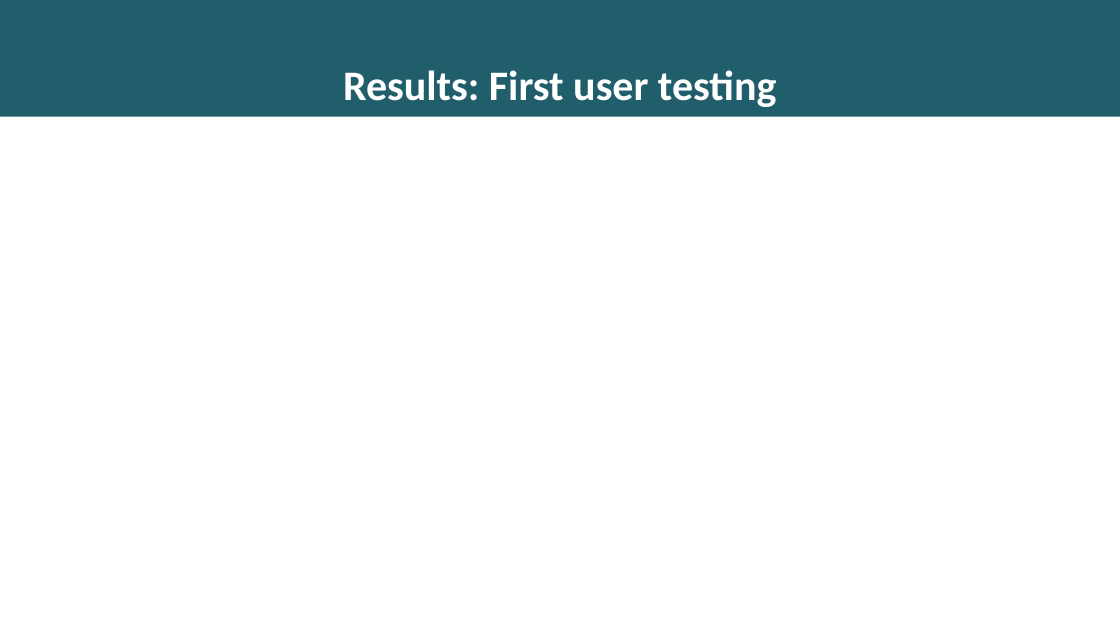
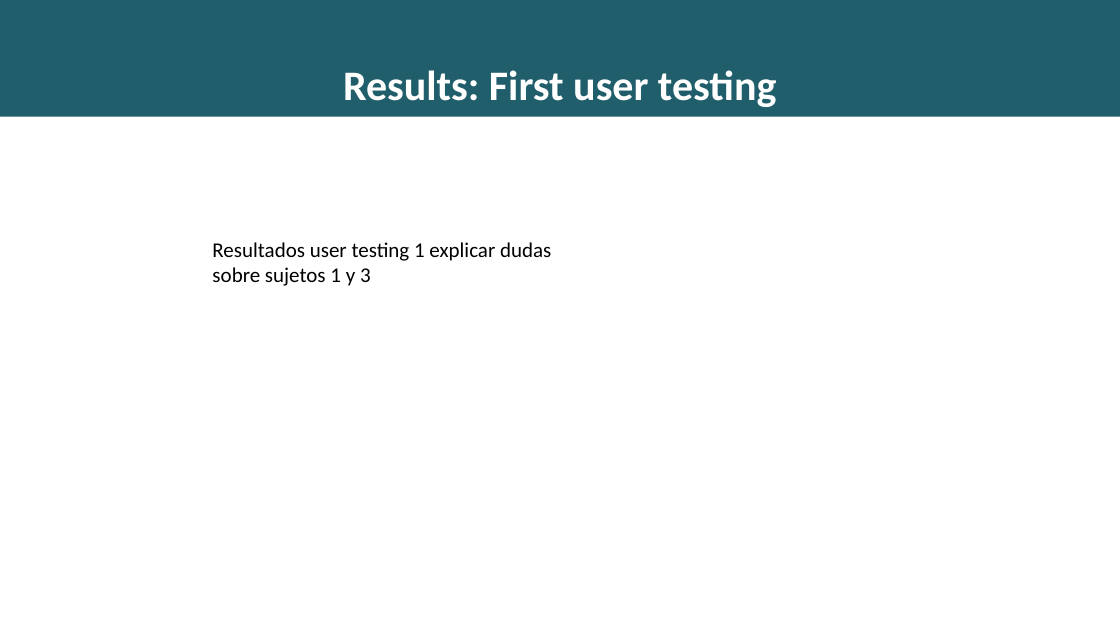
Before and after one commit to richardseba/TFG-Docs, a slide deck: slide 16 of Entregables/Presentacion.pptx (slide 10 before the commit). Drawn at 1120x630 pixels with LibreOffice and Linux fonts; fonts in the diff are those of the drawing. Boxes give left, top, right and bottom in pixels: in the first picture for what was removed or moved away, otherwise in the second. Text is boxed around its words. In the diff, an @@ line names an element or a change of style, - is before the commit and + after.

```diff
--- a/Entregables/Presentacion.pptx
+++ b/Entregables/Presentacion.pptx
@@ text added at box(212, 242, 551, 286), 18 pt, text #000000 @@
+Resultados user testing 1 explicar dudas sobre sujetos 1 y 3
```
Also in this commit, not shown: 7 other slides changed, 12 slides added, 3 slides removed, 9 other files.
